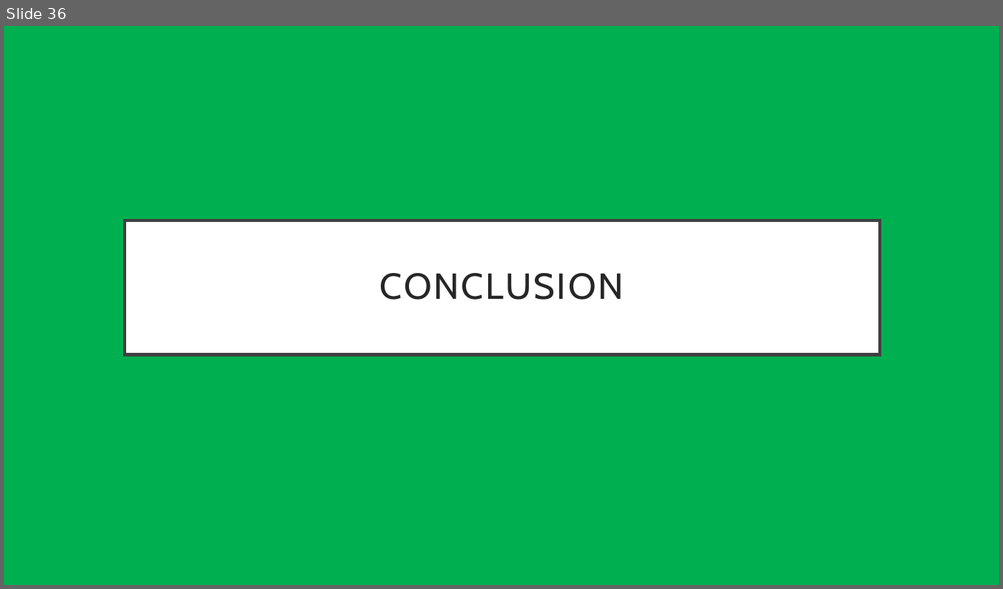
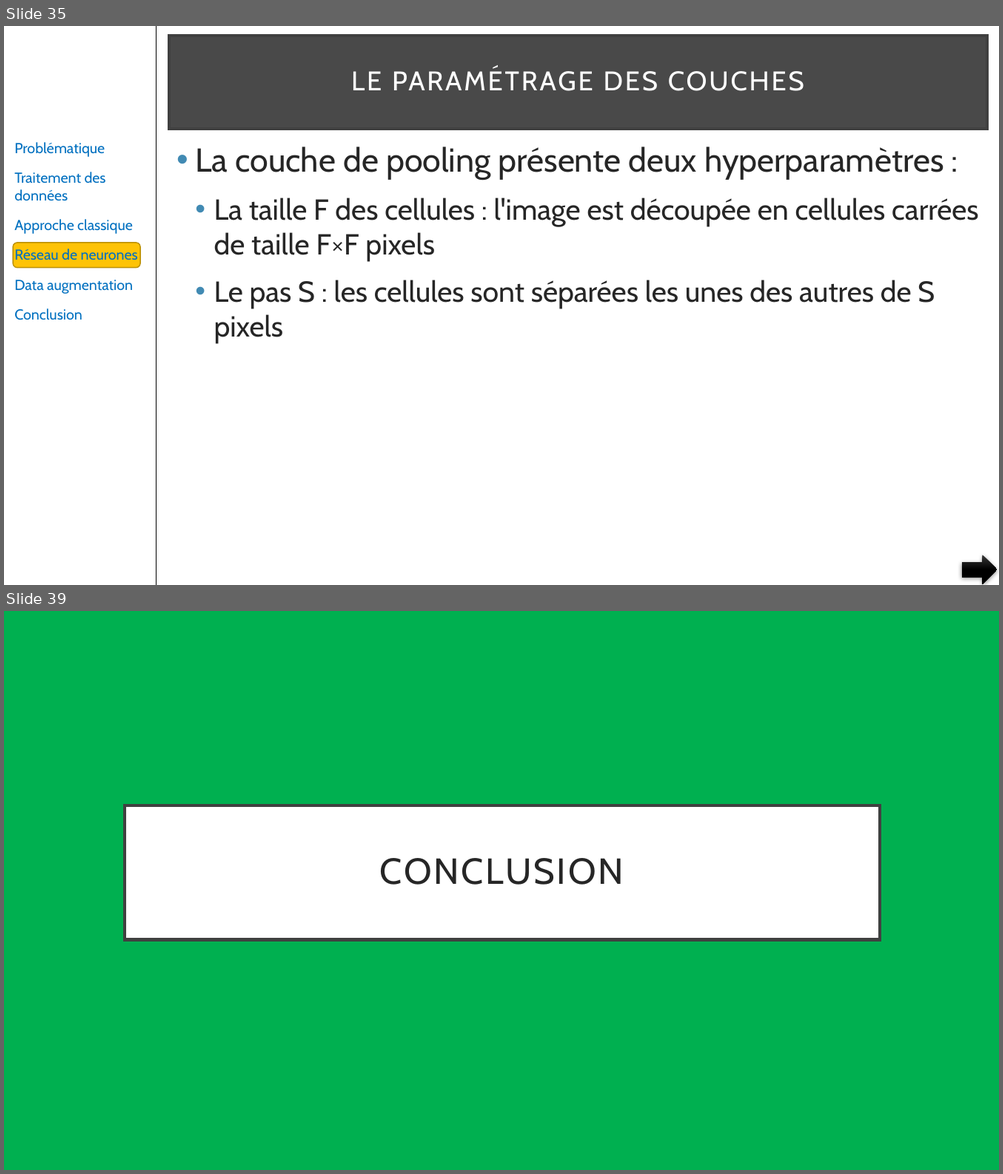
Before and after one commit to pfroide/python, a slide deck: Projet_7/p7.pptx. Shown one above the other, each under a label of ours: slide 36 before the commit, slides 35 and 39 after it; the slides between them are not shown. The pictures are 1003x589 and 1003x1174 pixels, drawn with LibreOffice and Linux fonts; fonts in the diff are those of the drawing. Boxes give left, top, right and bottom in pixels: in the first picture for what was removed or moved away, otherwise in the second. Text is boxed around its words. In the diff, an @@ line names an element or a change of style, - is before the commit and + after.

```diff
--- a/Projet_7/p7.pptx
+++ b/Projet_7/p7.pptx
@@ slide 35 added at (4, 26, 999, 585), background #FFFFFF @@
@@ line added from (156, 26) to (156, 585), #000000 1 pt @@
@@ title added at (169, 36, 987, 129), fill #0D0D0D at 75% opacity, outline #404040 2.5 pt, 26 pt, text #FFFFFF @@
+LE PARAMÉTRAGE DES COUCHES
@@ text added at (14, 142, 138, 321), 14 pt, text #0070C0 @@
+Problématique
+Traitement des données
+Approche classique
+Réseau de neurones
+Data augmentation
+Conclusion
@@ text added at (195, 147, 979, 344), 28 pt, text #262626 @@
+• La couche de pooling présente deux hyperparamètres :
+  • La taille F des cellules : l'image est découpée en cellules carrées de taille F×F pixels
+  • Le pas S : les cellules sont séparées les unes des autres de S pixels
@@ rounded rectangle added at (13, 243, 141, 269), fill #FEC306, outline #BC9004 1 pt @@
@@ right arrow added at (962, 556, 997, 585), fill gradient #393939 to #000000 @@
@@ what was slide 36 is now slide 39 @@
```
Also in this commit, not shown: 5 slides changed, 32 other slides added, 30 slides removed.
